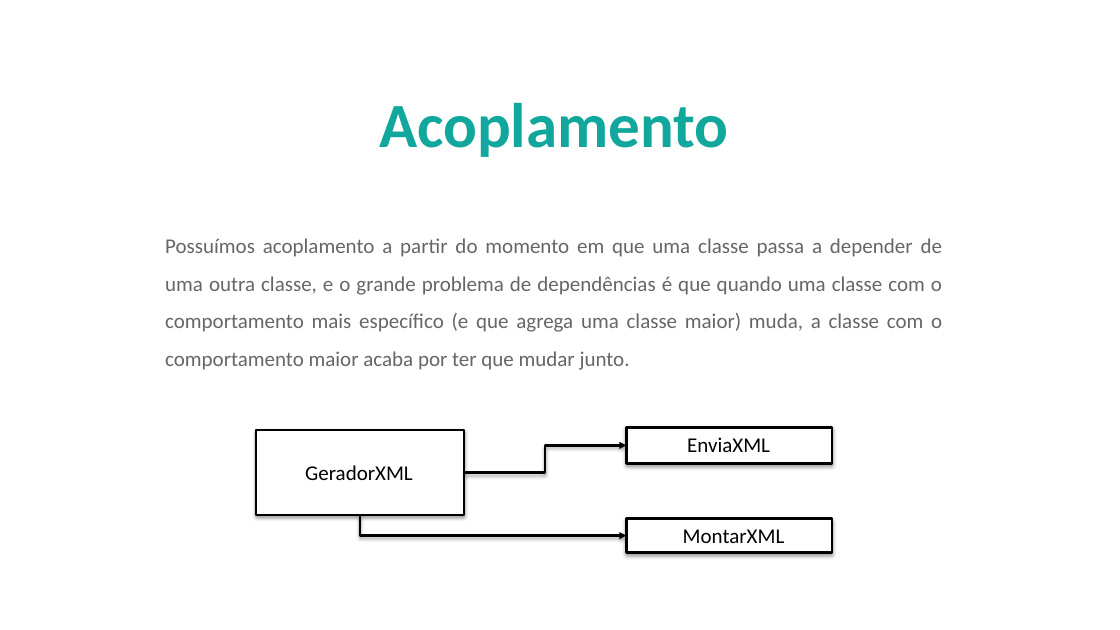
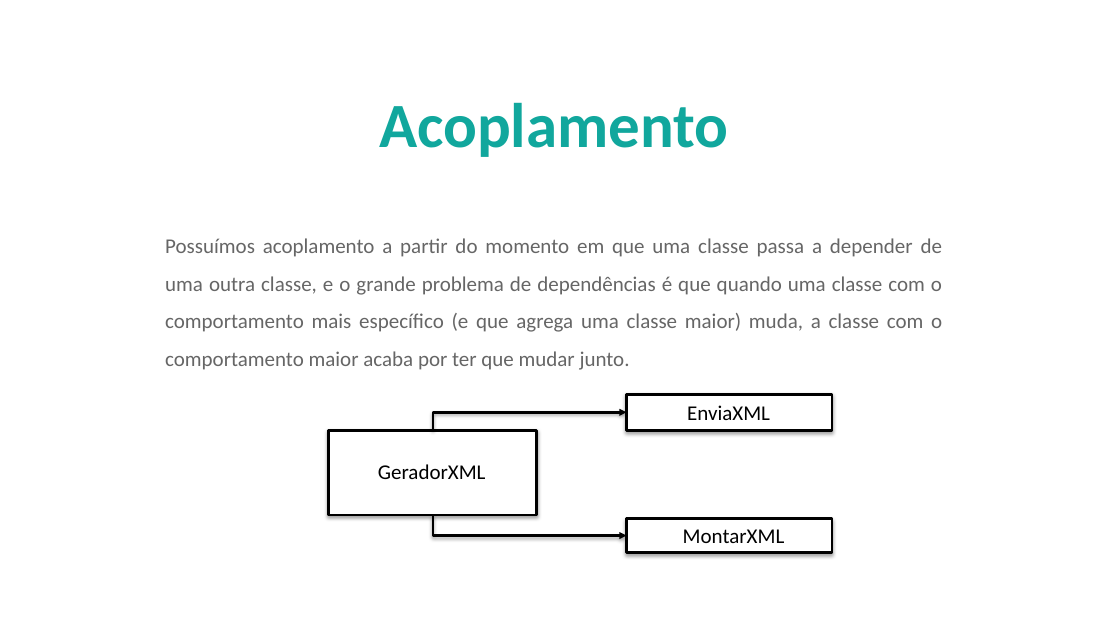
Before and after one commit to AlberttSantos/treinamento-solid, a slide deck: slide 16 of doc/InjecaoDependencia.pptx. Drawn at 1120x630 pixels with LibreOffice and Linux fonts; fonts in the diff are those of the drawing; background and template pictures are left out. Boxes give left, top, right and bottom in pixels: in the first picture for what was removed or moved away, otherwise in the second. Text is boxed around its words. In the diff, an @@ line names an element or a change of style, - is before the commit and + after.

```diff
--- a/doc/InjecaoDependencia.pptx
+++ b/doc/InjecaoDependencia.pptx
@@ elbow arrow moved from (464, 473) - (627, 445) to (433, 430) - (627, 413) @@
@@ rectangle: place and size @@
-rectangle at <box>627,428,833,464</box>
+rectangle at <box>627,395,833,431</box>
@@ text "EnviaXML": place and size @@
-text "EnviaXML" at <box>687,437,770,452</box>
+text "EnviaXML" at <box>687,405,770,420</box>
@@ rectangle: place and size @@
-rectangle at <box>256,430,465,515</box>
+rectangle at <box>329,430,537,515</box>
@@ text "GeradorXML": place and size @@
-text "GeradorXML" at <box>305,465,413,480</box>
+text "GeradorXML" at <box>378,464,486,479</box>
@@ elbow arrow moved from (360, 515) - (627, 536) to (433, 515) - (627, 536) @@
```
Also in this commit, not shown: 7 slides added, 1 slide removed, 2 other files.
